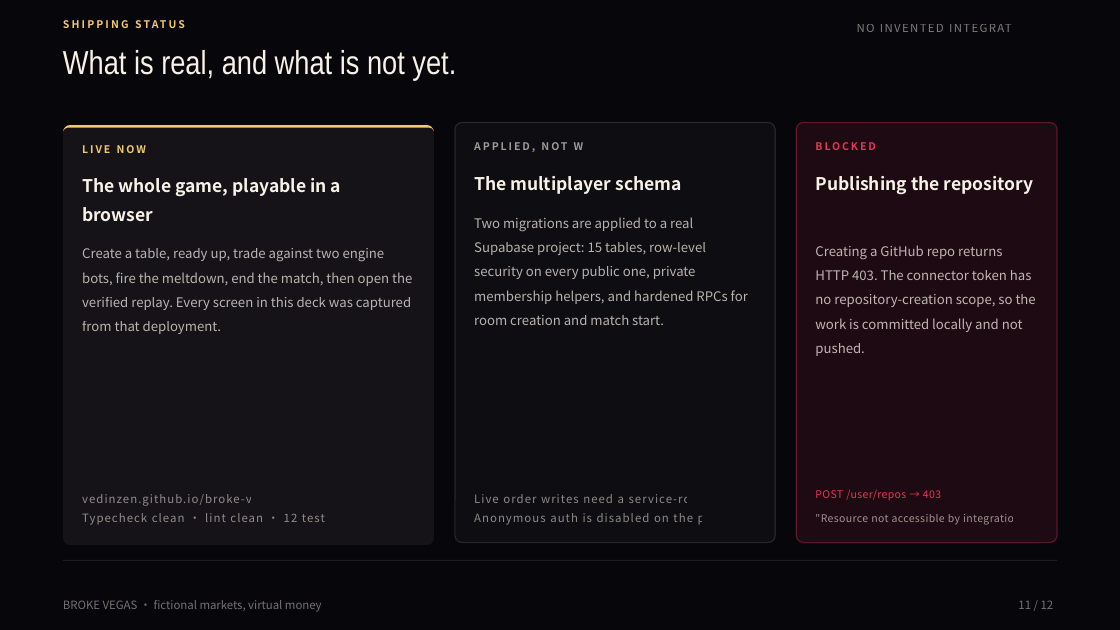
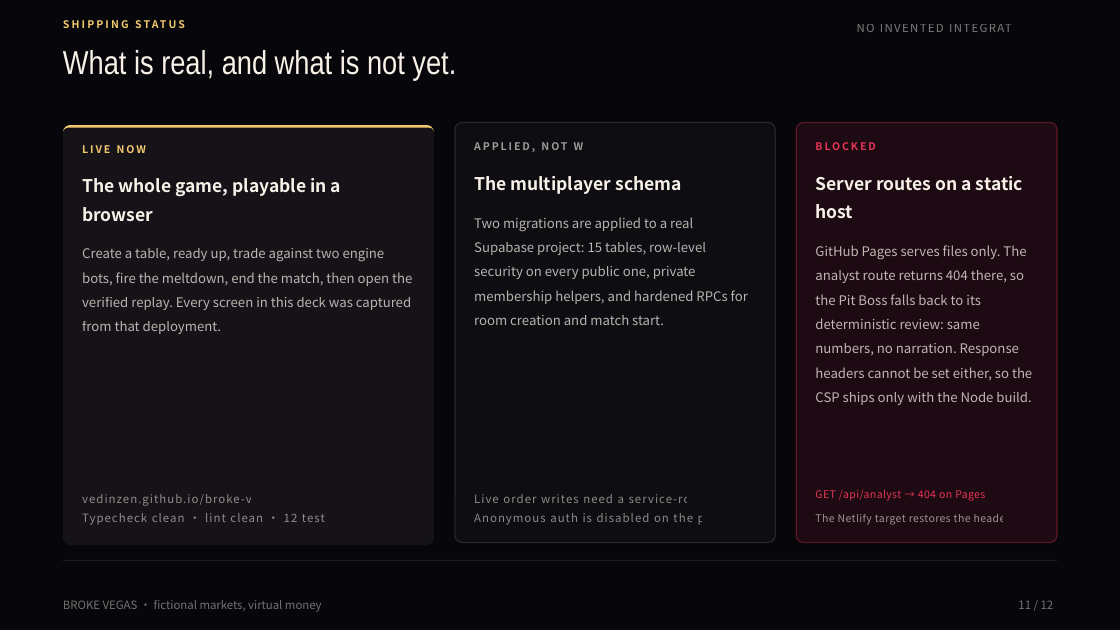
Before and after one commit to vedinzen/broke-vegas, a slide deck: slide 11 of BROKE VEGAS/BROKE VEGAS.pptx. Drawn at 1120x630 pixels with LibreOffice and Linux fonts; fonts in the diff are those of the drawing. Boxes give left, top, right and bottom in pixels: in the first picture for what was removed or moved away, otherwise in the second. Text is boxed around its words. In the diff, an @@ line names an element or a change of style, - is before the commit and + after.

Commit message:
docs(deck): the blocked card now names the real constraint — no server routes on Pages

```diff
--- a/BROKE VEGAS/BROKE VEGAS.pptx
+++ b/BROKE VEGAS/BROKE VEGAS.pptx
@@ text at <box>815,176,1023,219</box>: text changed @@
-Publishing the repository
+Server routes on a static host
@@ text at <box>815,245,1032,405</box>: text changed @@
-Creating a GitHub repo returns HTTP 403. The connector token has no repository-creation scope, so the work is committed locally and not pushed.
+GitHub Pages serves files only. The analyst route returns 404 there, so the Pit Boss falls back to its deterministic review: same numbers, no narration. Response headers cannot be set either, so the CSP ships only with the Node build.
@@ text at <box>815,489,985,501</box>: text changed @@
-POST /user/repos → 403
+GET /api/analyst → 404 on Pages
@@ text at <box>815,514,1015,525</box>: text changed @@
-"Resource not accessible by integration"
+The Netlify target restores the headers
```
Also in this commit, not shown: 1 other file.
